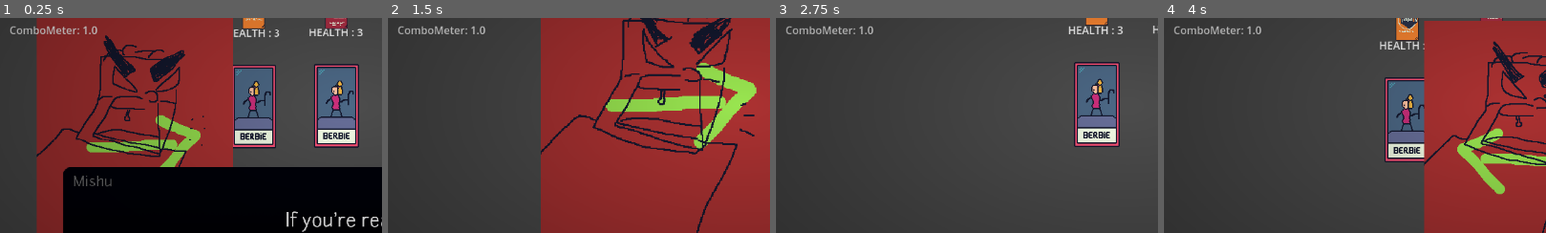
Above: before the commit, frames 1-4 (left to right).
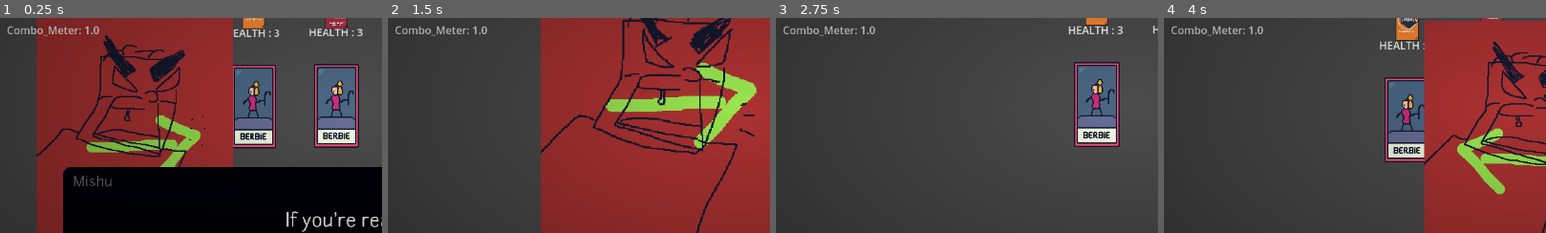
Above: after the commit, the same moments.

Repository: HelpMeFindAUsername/RIFTB
Game: Godot game, scene res://Scenes/2D/Main/main.tscn
Same seed, same stepped clock (60 frames per second), same inputs: the game is played once before the commit and once after it. The engine's default icon, where the game draws it, is replaced by a stand-in: a white triangle on a blue panel in a dark square.
Inputs (mouse positions are % of the whole screen's width and height, from its top left):
- Up to frame 1 (0.25 s): no input
- Up to frame 2 (1.5 s): move the mouse to (50, 9) at 0.52 s; click (50, 9) at 0.6 s; move the mouse to (50, 91) at 1.27 s; right-click (50, 91) at 1.35 s; click (50, 91) at 1.42 s
- Up to frame 3 (2.75 s): move the mouse to (3, 50) at 2.02 s; click (3, 50) at 2.1 s
- Up to frame 4 (4 s): move the mouse to (97, 48) at 2.77 s; right-click (97, 48) at 2.85 s; click (97, 48) at 2.92 s; move the mouse to (50, 33) at 3.52 s; click (50, 33) at 3.6 s
The pictures show only the part of the screen within x 4-54%, y 30-80%; the shares and areas given below are measured in that part.

The runs differ from the first frame. In frame 1, 0.6% of the frame differs, in the area x 2-26%, y 3-9%; in frame 2, 0.5%; in frame 3, 0.5%; in frame 4, 0.5%.

Commit message:
quick rework

Diff:
--- a/Resources/Global_Variables.gd
+++ b/Resources/Global_Variables.gd
@@ -21,6 +21,8 @@
 	dialogue_path = debug_dialogue_path
 
 func _process(_delta):
+	if player_combo > 10:
+		player_combo = 10
 	player_bullet_strength = Vector2(randi_range(-200, 200), -200)
 
 func dialogue_check():
--- a/Scenes/2D/Main/Combo.gd
+++ b/Scenes/2D/Main/Combo.gd
@@ -1,4 +1,4 @@
 extends Label
 
 func _process(_delta):
-	text = "ComboMeter: " + str(Global.player_combo)
+	text = "Combo_Meter: " + str(Global.player_combo)
--- a/Scenes/2D/Main/camera.tscn
+++ b/Scenes/2D/Main/camera.tscn
@@ -1,9 +1,10 @@
-[gd_scene load_steps=10 format=3 uid="uid://dsgqh8mqbjihe"]
+[gd_scene load_steps=11 format=3 uid="uid://dsgqh8mqbjihe"]
 
 [ext_resource type="Texture2D" uid="uid://60gmhj82ueix" path="res://icon.svg" id="1_e20cu"]
 [ext_resource type="Script" uid="uid://bo51r53d80fyk" path="res://Scripts/camera_2d.gd" id="1_w55bj"]
 [ext_resource type="Script" uid="uid://c1wdncwlg2a2s" path="res://Scenes/2D/Main/pointsDisplay.gd" id="3_j0yne"]
 [ext_resource type="Script" uid="uid://tida1mxev7ud" path="res://Scenes/2D/Main/Combo.gd" id="4_fclq7"]
+[ext_resource type="Script" uid="uid://dh40wo8ngqedt" path="res://Scenes/2D/Main/combo_timer.gd" id="5_f8pr0"]
 
 [sub_resource type="RectangleShape2D" id="RectangleShape2D_j0yne"]
 size = Vector2(1458, 237.5)
@@ -130,6 +131,10 @@
 vertical_alignment = 1
 script = ExtResource("4_fclq7")
 
+[node name="ComboTimer" type="Timer" parent="."]
+wait_time = 4.0
+script = ExtResource("5_f8pr0")
+
 [connection signal="mouse_entered" from="CanvasLayer/Strong_Movements/Up_Move" to="Camera2D" method="_on_up_move_mouse_entered"]
 [connection signal="mouse_exited" from="CanvasLayer/Strong_Movements/Up_Move" to="Camera2D" method="_on_up_move_mouse_exited"]
 [connection signal="mouse_entered" from="CanvasLayer/Strong_Movements/Down_Move" to="Camera2D" method="_on_down_move_mouse_entered"]
--- a/Scenes/2D/Main/main.tscn
+++ b/Scenes/2D/Main/main.tscn
@@ -7,7 +7,6 @@
 [ext_resource type="PackedScene" uid="uid://c0qhcvigjknwd" path="res://Shaders/Vignette/vignette.tscn" id="6_cuaqk"]
 [ext_resource type="PackedScene" uid="uid://b74wahwffm8lg" path="res://Scenes/2D/Sub/Shootlings/Spawner/target_spawner.tscn" id="6_i4dpe"]
 [ext_resource type="PackedScene" uid="uid://gj2cgnt3twct" path="res://Scenes/UI/pause_menu.tscn" id="7_cuaqk"]
-[ext_resource type="Script" uid="uid://dh40wo8ngqedt" path="res://Scenes/2D/Main/combo_timer.gd" id="8_cnd8s"]
 
 [node name="Main" type="Node2D"]
 
@@ -58,7 +57,3 @@
 max_polyphony = 64
 
 [node name="PauseMenu" parent="." instance=ExtResource("7_cuaqk")]
-
-[node name="ComboTimer" type="Timer" parent="."]
-wait_time = 4.0
-script = ExtResource("8_cnd8s")
Not shown: 1 places in Scenes/2D/Main/main.tscn that only renumber resources
